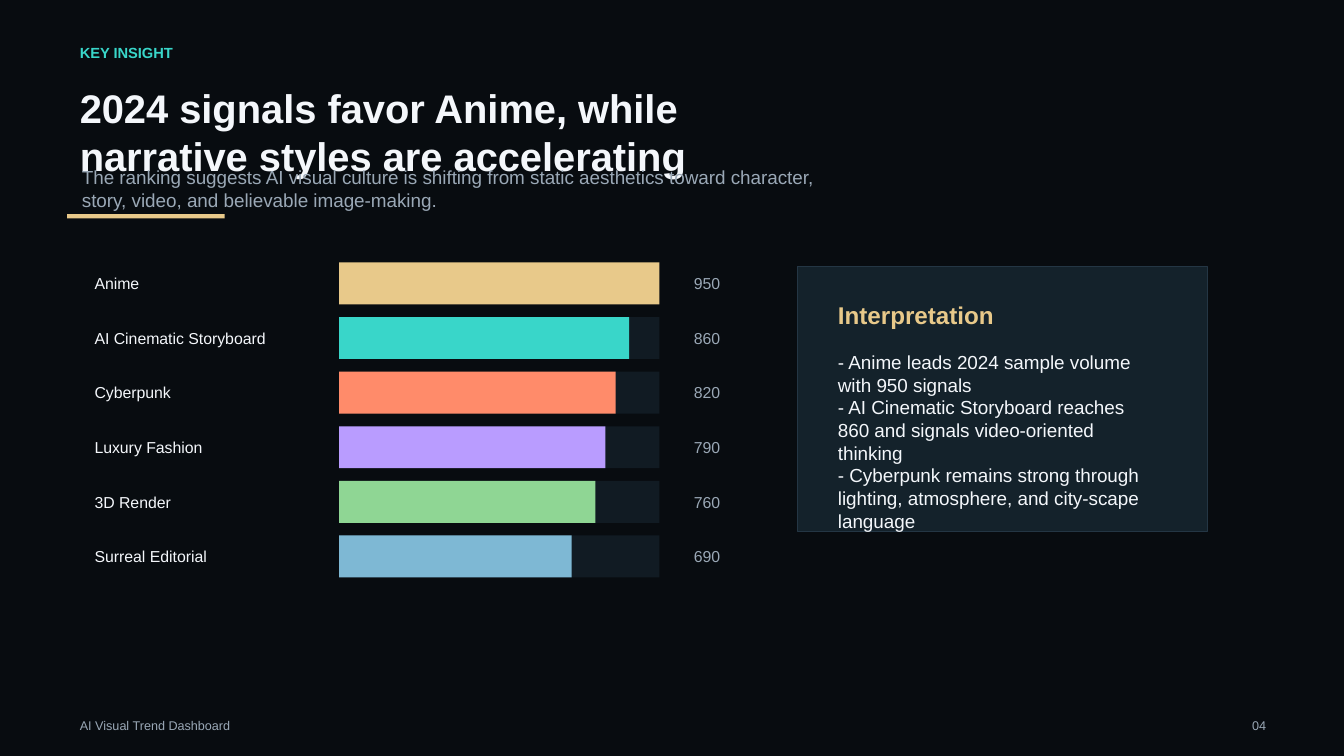
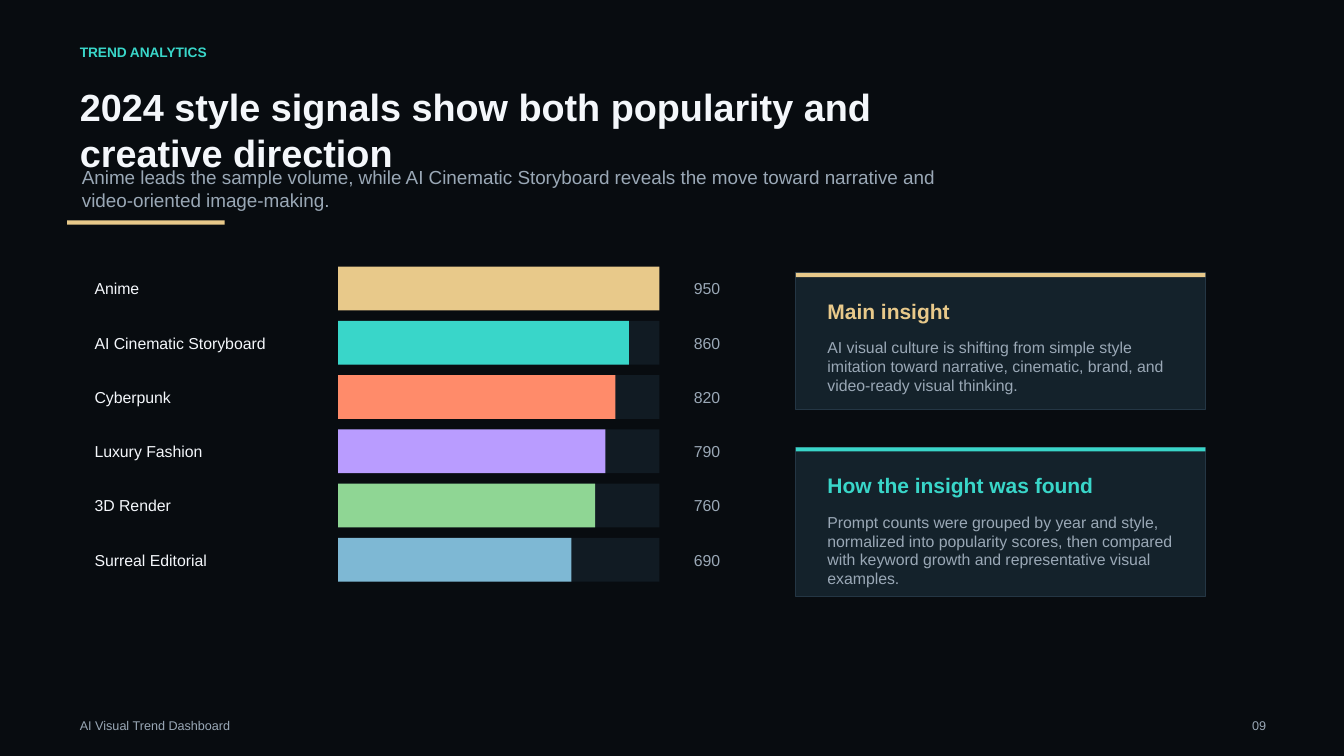
Before and after one commit to hedan-skku/ai-visual-trend-dashboard, a slide deck: slide 9 of AI_Visual_Trend_Dashboard_Presentation.pptx (slide 4 before the commit). Drawn at 1344x756 pixels with LibreOffice and Linux fonts; fonts in the diff are those of the drawing. Boxes give left, top, right and bottom in pixels: in the first picture for what was removed or moved away, otherwise in the second. Text is boxed around its words. In the diff, an @@ line names an element or a change of style, - is before the commit and + after.

Commit message:
Revise presentation for PRD alignment

```diff
--- a/AI_Visual_Trend_Dashboard_Presentation.pptx
+++ b/AI_Visual_Trend_Dashboard_Presentation.pptx
@@ text removed at (80,47,173,58) @@
-KEY INSIGHT
@@ text added at (80,47,207,57), 9.8 pt, text #39D6C9, bold @@
+TREND ANALYTICS
@@ text at (80,93,871,174): text changed; size 28.5 to 27 pt @@
-2024 signals favor Anime, while narrative styles are accelerating
+2024 style signals show both popularity and creative direction
@@ text at (82,170,934,211): text changed @@
-The ranking suggests AI visual culture is shifting from static aesthetics toward character, story, video, and believable image-making.
+Anime leads the sample volume, while AI Cinematic Storyboard reveals the move toward narrative and video-oriented image-making.
@@ 12 rectangles, 10 texts: place and size @@
-12 rectangles, 10 texts at (68,214,720,578)
+12 rectangles, 10 texts at (68,221,720,582)
@@ rectangle: place and size @@
-rectangle at (799,267,1208,531)
+rectangle at (797,273,1206,409)
@@ rectangle added at (797,273,1206,277), fill #E8C98A @@
@@ text added at (827,303,950,323), 15 pt, text #E8C98A, bold @@
+Main insight
@@ text removed at (838,306,994,329) @@
-Interpretation
@@ text added at (827,341,1163,394), 11.2 pt, text #9AA8B6 @@
+AI visual culture is shifting from simple style imitation toward narrative, cinematic, brand, and video-ready visual thinking.
@@ text removed at (838,355,1139,509) @@
-- Anime leads 2024 sample volume with 950 signals
-- AI Cinematic Storyboard reaches 860 and signals video-oriented thinking
-- Cyberpunk remains strong through lighting, atmosphere, and city-scape language
@@ rectangle added at (797,448,1206,597), fill #14222B, outline #243644 0.75 pt @@
@@ rectangle added at (797,448,1206,452), fill #39D6C9 @@
@@ text added at (827,478,1093,498), 15 pt, text #39D6C9, bold @@
+How the insight was found
@@ text added at (827,516,1172,587), 11.2 pt, text #9AA8B6 @@
+Prompt counts were grouped by year and style, normalized into popularity scores, then compared with keyword growth and representative visual examples.
@@ text at (1252,721,1266,730): text changed @@
-04
+09
```
Also in this commit, not shown: 4 other slides changed, 11 slides added, 5 slides removed, 1 other file.
